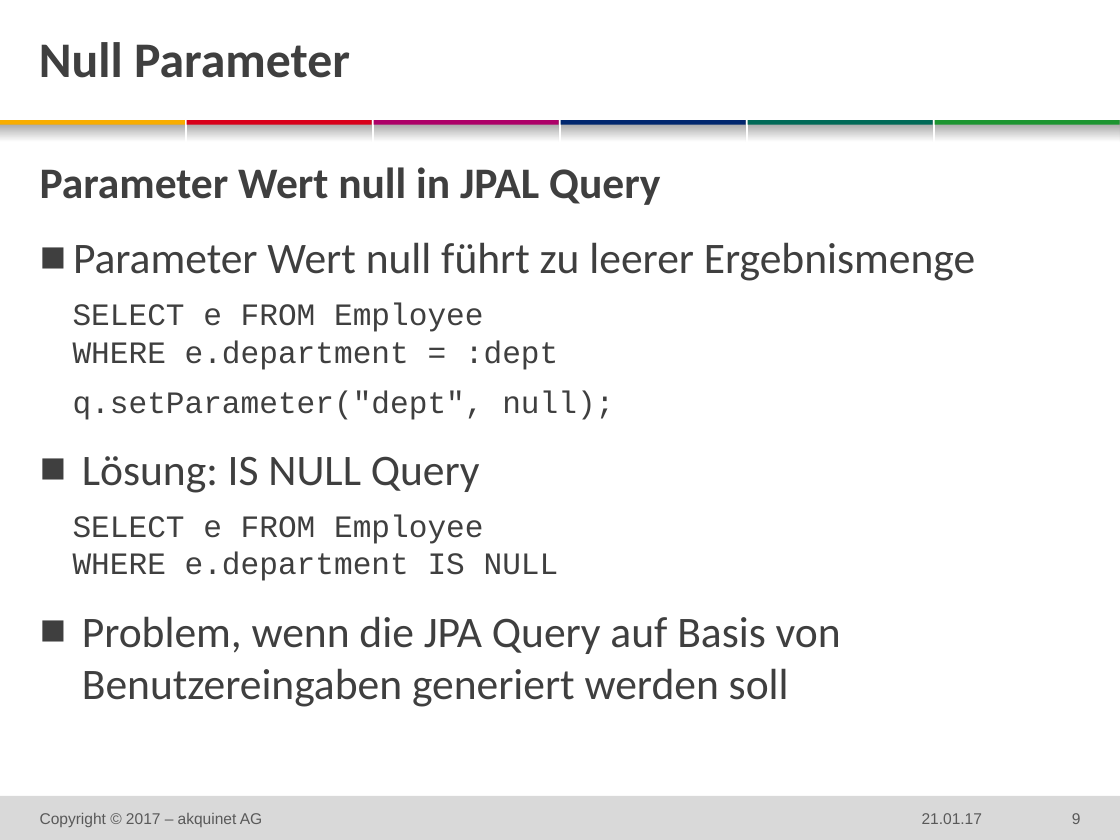
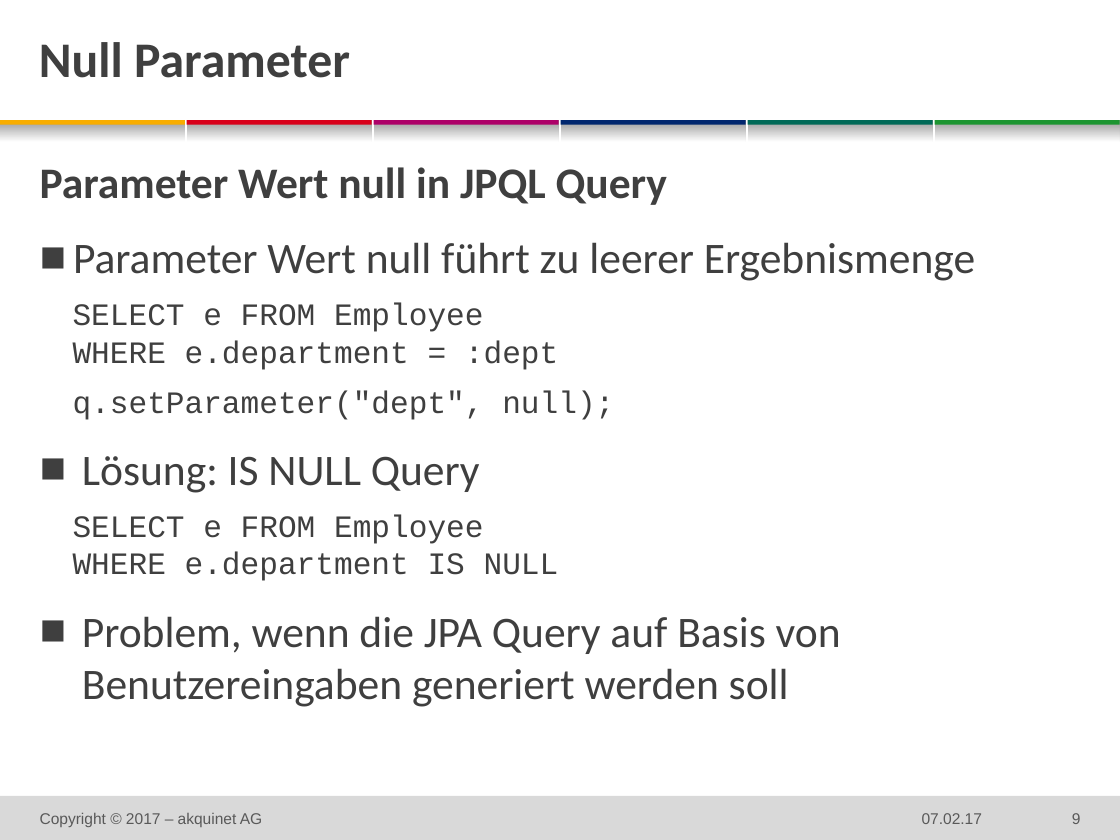
Before and after one commit to techatspree/jpapitfalls, a slide deck: slide 9 of 2016-xx-xx DF JPA Pitfalls.pptx. Drawn at 1120x840 pixels with LibreOffice and Linux fonts; fonts in the diff are those of the drawing; background and template pictures are left out. Boxes give left, top, right and bottom in pixels: in the first picture for what was removed or moved away, otherwise in the second. Text is boxed around its words. In the diff, an @@ line names an element or a change of style, - is before the commit and + after.

Commit message:
typos

```diff
--- a/2016-xx-xx DF JPA Pitfalls.pptx
+++ b/2016-xx-xx DF JPA Pitfalls.pptx
@@ text at <box>40,167,667,205</box>: text changed @@
-Parameter Wert null in JPAL Query
+Parameter Wert null in JPQL Query
@@ text at <box>922,813,982,824</box>: text changed @@
-21.01.17
+07.02.17
```
Also in this commit, not shown: 16 other slides changed.
